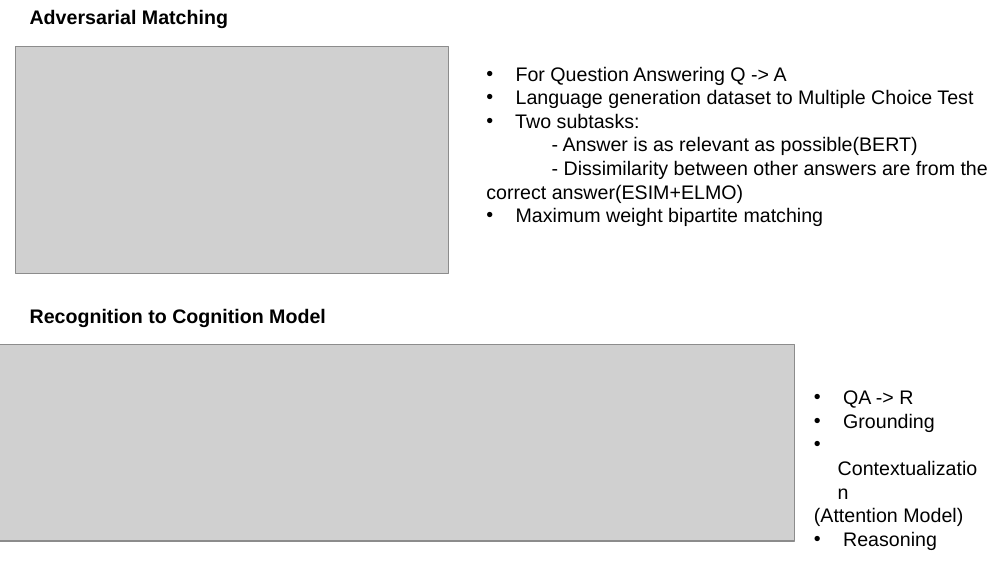
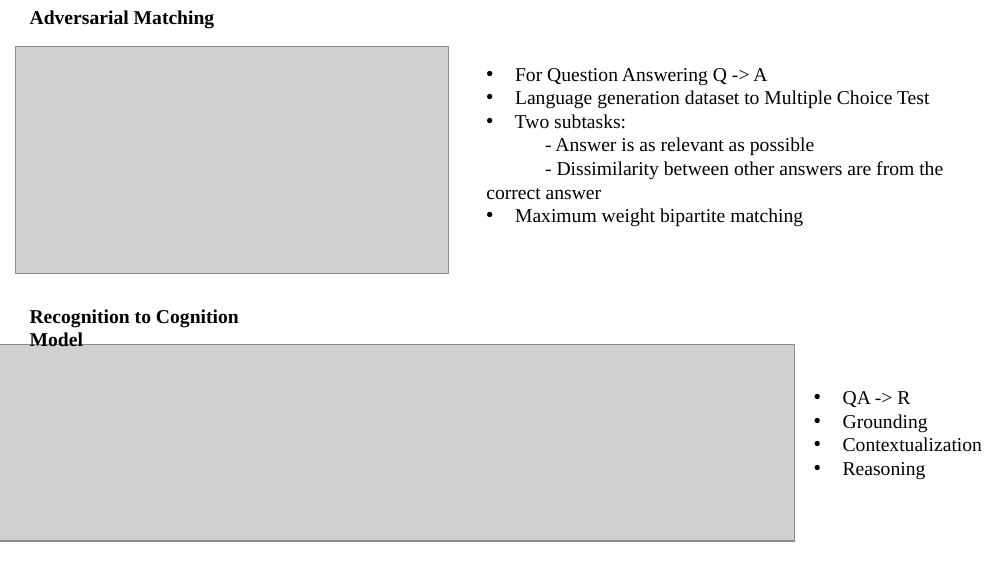
Before and after one commit to VarunBohara/Mini-Project-Documents, a slide deck: slide 3 of Literature Survey 2.pptx (slide 5 before the commit). Drawn at 1008x567 pixels with LibreOffice and Linux fonts; fonts in the diff are those of the drawing; grey boxes stand for pictures. Boxes give left, top, right and bottom in pixels: in the first picture for what was removed or moved away, otherwise in the second. Text is boxed around its words. In the diff, an @@ line names an element or a change of style, - is before the commit and + after.

```diff
--- a/Literature Survey 2.pptx
+++ b/Literature Survey 2.pptx
@@ text at (515, 68, 929, 227): font Arial to Times New Roman in "For Question Answering Q -> A", "Language generation dataset to Multiple Choice Test", "Two subtasks:", "Maximum weight bipartite matching" @@
@@ text at (486, 137, 943, 200): text changed; font Arial to Times New Roman @@
-- Answer is as relevant as possible(BERT)
-- Dissimilarity between other answers are from the correct answer(ESIM+ELMO)
+- Answer is as relevant as possible
+- Dissimilarity between other answers are from the correct answer
@@ font Arial to Times New Roman in 3 elements at (30, 10, 215, 29), (30, 309, 239, 346), (843, 391, 982, 480) @@
@@ text at (814, 507, 963, 526): paragraph removed @@
-(Attention Model)
```
Also in this commit, not shown: 1 other slide changed, 14 slides added, 9 slides removed.
